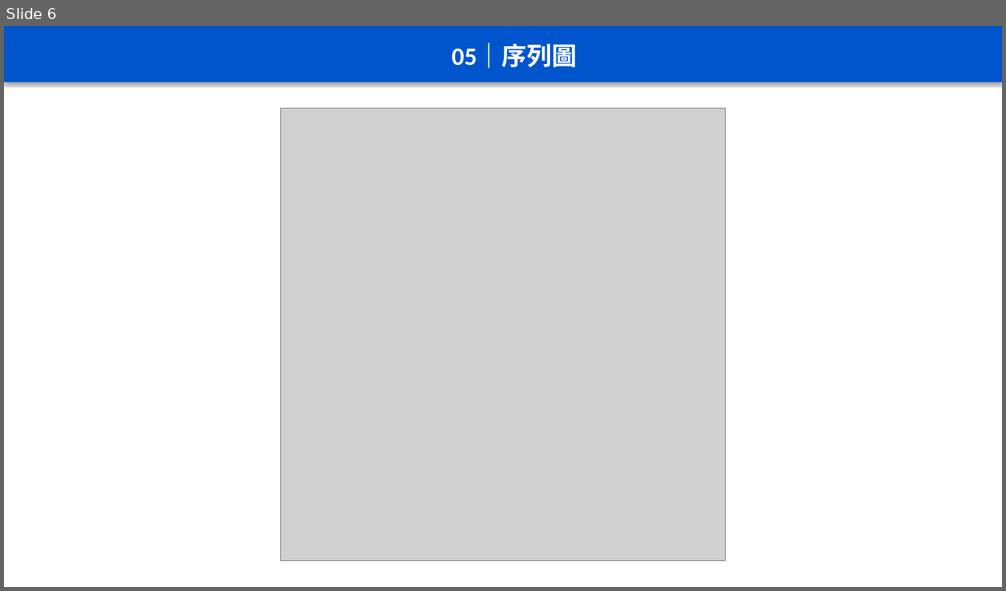
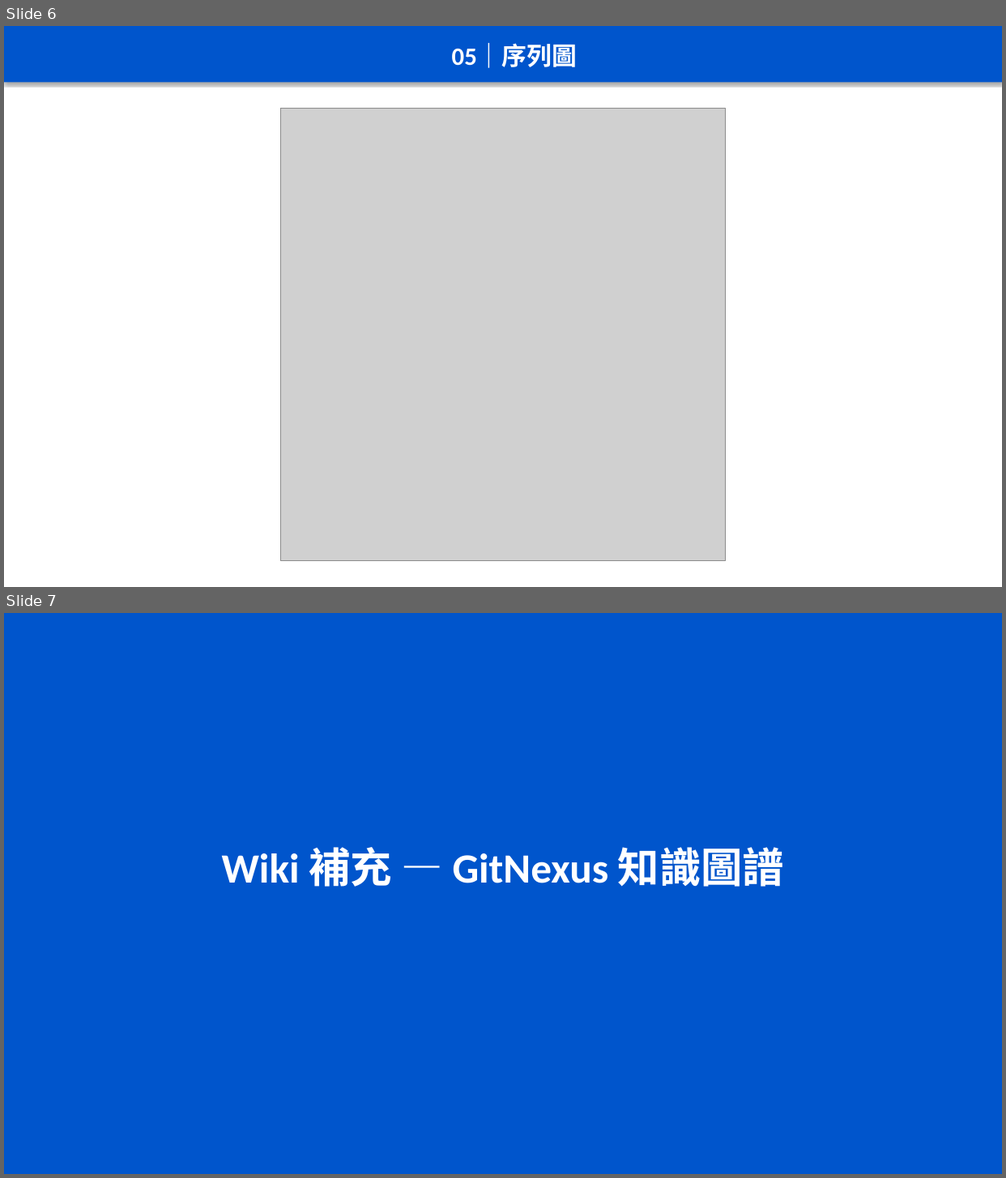
Before and after one commit to chenghyang2001/freelancer-dashboard, a slide deck: mermaid/20260618-freelancer-dashboard/freelancer-dashboard-架構圖表合輯.pptx. Shown one above the other, each under a label of ours: slide 6 before the commit, slides 6 and 7 after it. The pictures are 1006x591 and 1006x1178 pixels, drawn with LibreOffice and Linux fonts; fonts in the diff are those of the drawing; grey boxes stand for pictures. Boxes give left, top, right and bottom in pixels: in the first picture for what was removed or moved away, otherwise in the second. Text is boxed around its words. In the diff, an @@ line names an element or a change of style, - is before the commit and + after.

```diff
--- a/mermaid/20260618-freelancer-dashboard/freelancer-dashboard-架構圖表合輯.pptx
+++ b/mermaid/20260618-freelancer-dashboard/freelancer-dashboard-架構圖表合輯.pptx
@@ slide 7 added at [4,613,1002,1174], background #FFFFFF @@
@@ rectangle added at [4,613,1002,1174], fill #0055CC @@
@@ text added at [222,847,784,887], 40 pt, text #FFFFFF, bold @@
+Wiki 補充 — GitNexus 知識圖譜
```
Also in this commit, not shown: 1 slide changed, 8 other slides added, 17 other files.
